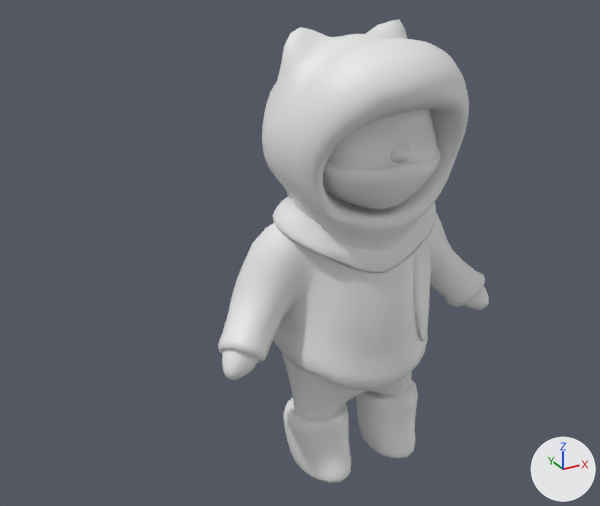
The FBX model ArcticGame/Assets/Models/Character/SM_Character_Ani.fbx: old version first, new version second.
The view is the same before and after, from a 50 mm lens placed at (-1.36, -2.1, 1.85), pointed at (-0.22, -0.01, 0.81). Lighting does not change. The marker at lower right points along +X, +Y and +Z. Materials are left out; every surface is plain grey. Where no turn or scale is listed for an object, it has been applied to the vertices.

Script lines for the objects in view, before the commit:
```python
me_mesh = bpy.data.meshes.new('Mesh')
me_mesh.from_pydata(...)  # 4992 vertices, 4832 faces; spans x -0.515..0.515, y -0.312..0.312, z -0.015..1.48
me_mesh.materials.append(mat_mi_character)
ob_sm_character = bpy.data.objects.new('SM_Character', me_mesh)
ob_sm_character.location = (0.0, 0.0, 0.0)
```
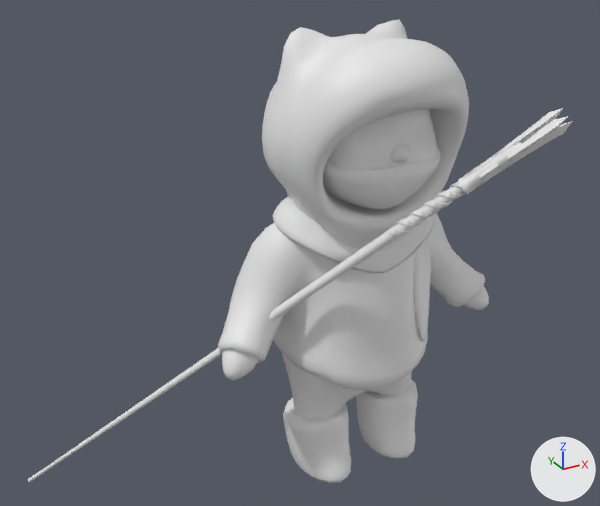
Boxes [x1, y1, x2, y2] around the edits, measured in the pictures (600 x 506 px):
'SM_Spear', added: after [28, 108, 573, 482]

The change, as a diff of the scene's bpy script:
```diff
--- a/ArcticGame/Assets/Models/Character/SM_Character_Ani.fbx.py
+++ b/ArcticGame/Assets/Models/Character/SM_Character_Ani.fbx.py
@@ me_mesh_001 @@
+me_mesh_001.from_pydata(...)  # 794 vertices, 1452 faces; spans x -0.678..0.698, y -0.518..0.511, z -0.699..0.703
@@ ob_sm_spear @@
+ob_sm_spear = bpy.data.objects.new('SM_Spear', me_mesh_001)
+ob_sm_spear.location = (-0.382, -0.039, 0.611)
```
